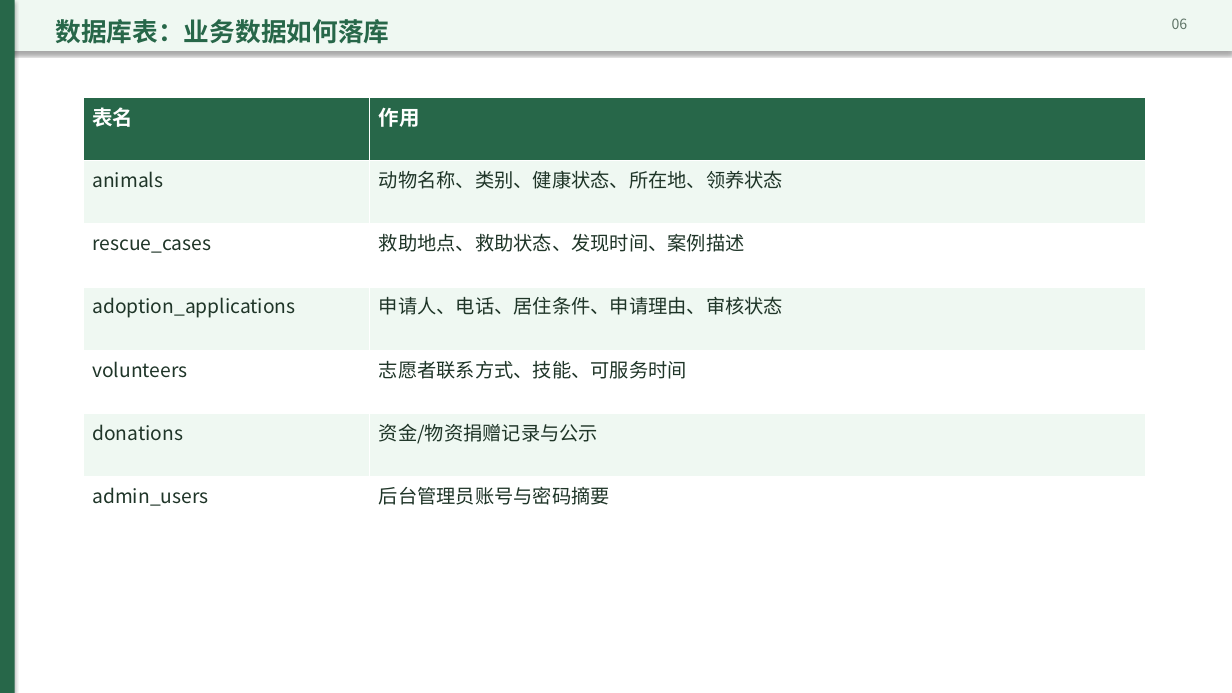
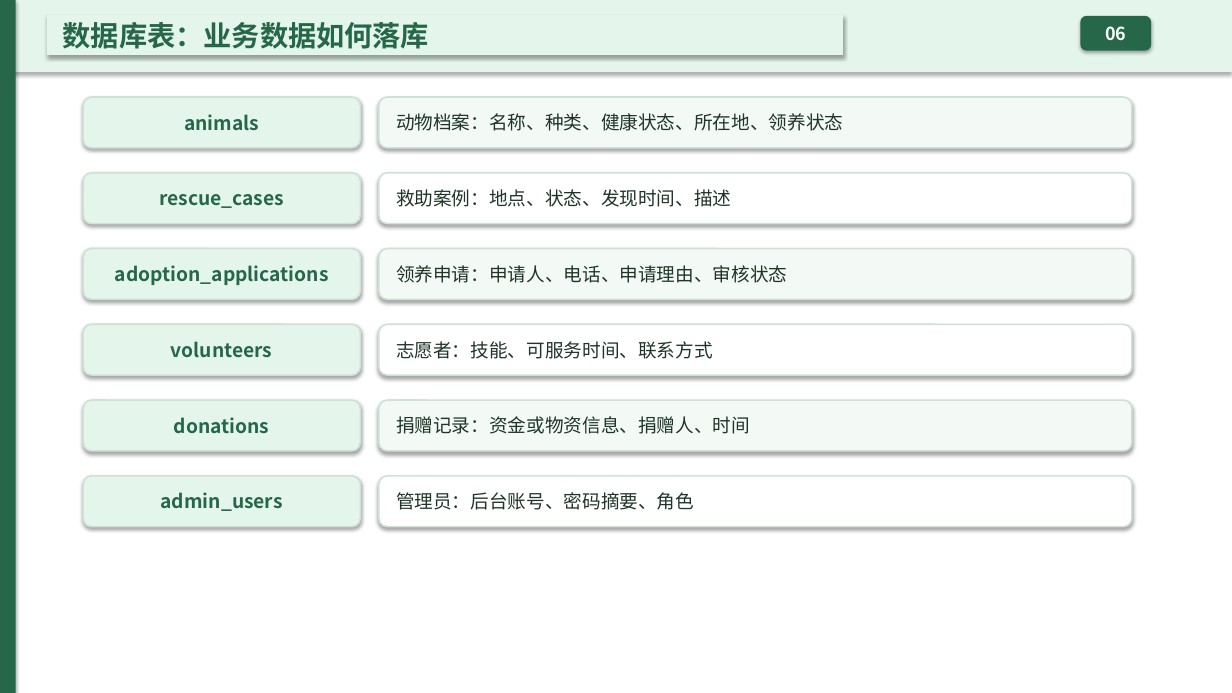
Before and after one commit to OldGuestInBreeze/shixun, a slide deck: slide 7 of stray-animal-rescue-defense.pptx. Drawn at 1232x693 pixels with LibreOffice and Linux fonts; fonts in the diff are those of the drawing. Boxes give left, top, right and bottom in pixels: in the first picture for what was removed or moved away, otherwise in the second. Text is boxed around its words. In the diff, an @@ line names an element or a change of style, - is before the commit and + after.

```diff
--- a/stray-animal-rescue-defense.pptx
+++ b/stray-animal-rescue-defense.pptx
@@ rectangle: place and size @@
-rectangle at (0, 0, 1232, 51)
+rectangle at (0, 0, 1232, 72)
@@ rectangle at (0, 0, 1232, 72): fill #EFF8F2 to #E4F6EC @@
@@ rectangle "数据库表：业务数据如何落库": place and size @@
-rectangle "数据库表：业务数据如何落库" at (55, 19, 389, 44)
+rectangle "数据库表：业务数据如何落库" at (48, 16, 843, 55)
@@ rectangle "数据库表：业务数据如何落库" at (48, 16, 843, 55): size 20 to 22 pt; vertical alignment top to middle; fill none to #E4F6EC; outline none to #E4F6EC 1.25 pt; shadow on @@
@@ rounded rectangle "06": place and size @@
-rounded rectangle "06" at (1172, 18, 1188, 29)
+rounded rectangle "06" at (1081, 17, 1151, 50)
@@ rounded rectangle "06" at (1081, 17, 1151, 50): size 11 to 14 pt, text colour #607568 to #FFFFFF, bold on; alignment right to centre; vertical alignment top to middle; fill none to #276749; outline none to #276749 1.25 pt; shadow on @@
@@ table removed at (83, 97, 1146, 541), 7 rows, 2 columns @@
-表名 | 作用
-animals | 动物名称、类别、健康状态、所在地、领养状态
-rescue_cases | 救助地点、救助状态、发现时间、案例描述
-adoption_applications | 申请人、电话、居住条件、申请理由、审核状态
-volunteers | 志愿者联系方式、技能、可服务时间
-donations | 资金/物资捐赠记录与公示
-admin_users | 后台管理员账号与密码摘要
@@ rounded rectangle added at (83, 97, 360, 148), fill #E4F6EC, outline #CDE2D5 1.25 pt, 15 pt, text #276749, bold @@
+animals
@@ rounded rectangle added at (379, 97, 1132, 148), fill #F3FAF6, outline #CDE2D5 1.25 pt, 14.5 pt, text #1F3528 @@
+动物档案：名称、种类、健康状态、所在地、领养状态
@@ rounded rectangle added at (83, 173, 360, 224), fill #E4F6EC, outline #CDE2D5 1.25 pt, 15 pt, text #276749, bold @@
+rescue_cases
@@ rounded rectangle added at (379, 173, 1132, 224), fill #FFFFFF, outline #CDE2D5 1.25 pt, 14.5 pt, text #1F3528 @@
+救助案例：地点、状态、发现时间、描述
@@ rounded rectangle added at (83, 249, 360, 299), fill #E4F6EC, outline #CDE2D5 1.25 pt, 15 pt, text #276749, bold @@
+adoption_applications
@@ rounded rectangle added at (379, 249, 1132, 299), fill #F3FAF6, outline #CDE2D5 1.25 pt, 14.5 pt, text #1F3528 @@
+领养申请：申请人、电话、申请理由、审核状态
@@ rounded rectangle added at (83, 324, 360, 375), fill #E4F6EC, outline #CDE2D5 1.25 pt, 15 pt, text #276749, bold @@
+volunteers
@@ rounded rectangle added at (379, 324, 1132, 375), fill #FFFFFF, outline #CDE2D5 1.25 pt, 14.5 pt, text #1F3528 @@
+志愿者：技能、可服务时间、联系方式
@@ rounded rectangle added at (83, 400, 360, 451), fill #E4F6EC, outline #CDE2D5 1.25 pt, 15 pt, text #276749, bold @@
+donations
@@ rounded rectangle added at (379, 400, 1132, 451), fill #F3FAF6, outline #CDE2D5 1.25 pt, 14.5 pt, text #1F3528 @@
+捐赠记录：资金或物资信息、捐赠人、时间
@@ rounded rectangle added at (83, 476, 360, 527), fill #E4F6EC, outline #CDE2D5 1.25 pt, 15 pt, text #276749, bold @@
+admin_users
@@ rounded rectangle added at (379, 476, 1132, 527), fill #FFFFFF, outline #CDE2D5 1.25 pt, 14.5 pt, text #1F3528 @@
+管理员：后台账号、密码摘要、角色
```
Also in this commit, not shown: 15 other slides changed, 1 other file.
